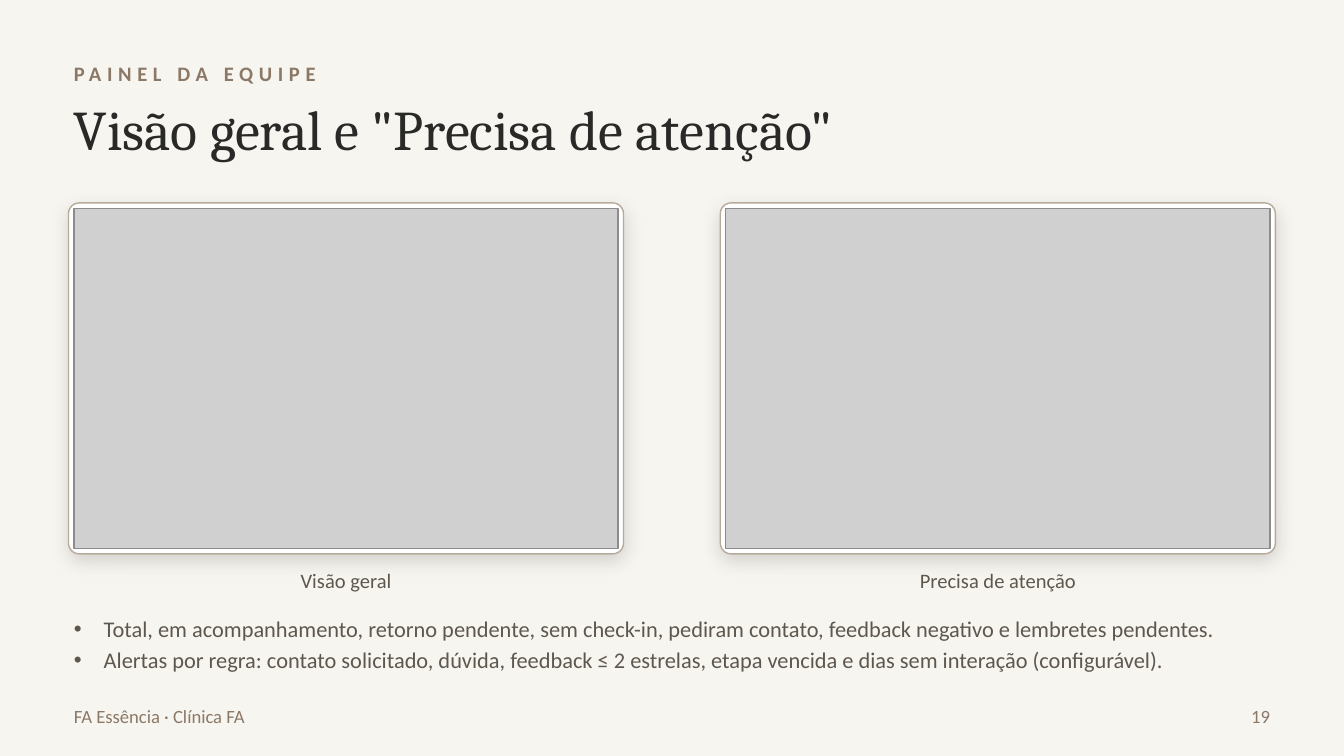
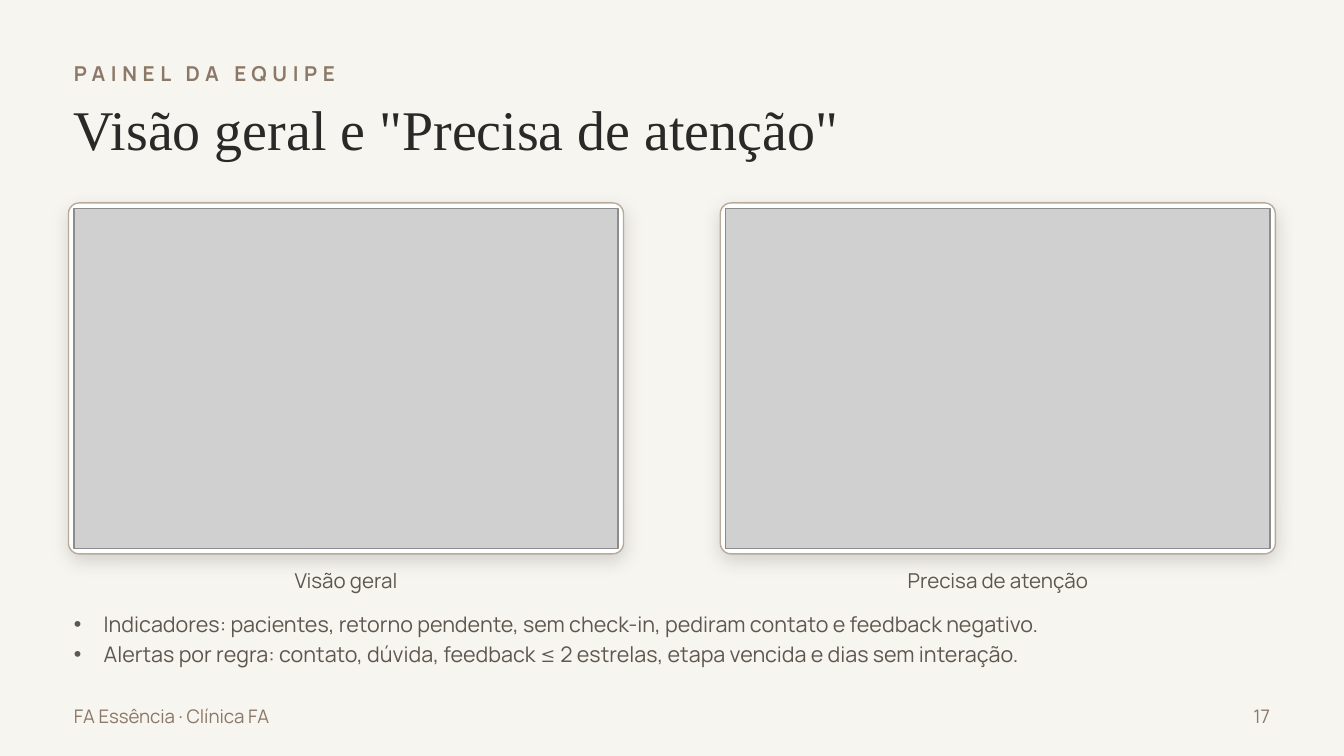
Before and after one commit to joaogstrapa10-cell/strapa.ai, a slide deck: slide 17 of FA-Essencia-Apresentacao.pptx (slide 19 before the commit). Drawn at 1344x756 pixels with LibreOffice and Linux fonts; fonts in the diff are those of the drawing; grey boxes stand for pictures. Boxes give left, top, right and bottom in pixels: in the first picture for what was removed or moved away, otherwise in the second. Text is boxed around its words. In the diff, an @@ line names an element or a change of style, - is before the commit and + after.

```diff
--- a/FA-Essencia-Apresentacao.pptx
+++ b/FA-Essencia-Apresentacao.pptx
@@ text "Visão geral e "Precisa de ..." at (74, 111, 838, 160): font Cambria to Times New Roman @@
@@ font Calibri to Manrope in 4 elements at (74, 708, 269, 723), (74, 66, 335, 81), (295, 573, 397, 593), (908, 573, 1088, 593) @@
@@ text at (104, 616, 1038, 668): text changed; size 12 to 11.5 pt; font Calibri to Manrope @@
-• Total, em acompanhamento, retorno pendente, sem check-in, pediram contato, feedback negativo e lembretes pendentes.
-• Alertas por regra: contato solicitado, dúvida, feedback ≤ 2 estrelas, etapa vencida e dias sem interação (configurável).
+• Indicadores: pacientes, retorno pendente, sem check-in, pediram contato e feedback negativo.
+• Alertas por regra: contato, dúvida, feedback ≤ 2 estrelas, etapa vencida e dias sem interação.
@@ text at (1253, 709, 1270, 723): text changed; font Calibri to Manrope @@
-19
+17
```
Also in this commit, not shown: 19 other slides changed, 2 slides added, 4 slides removed.
